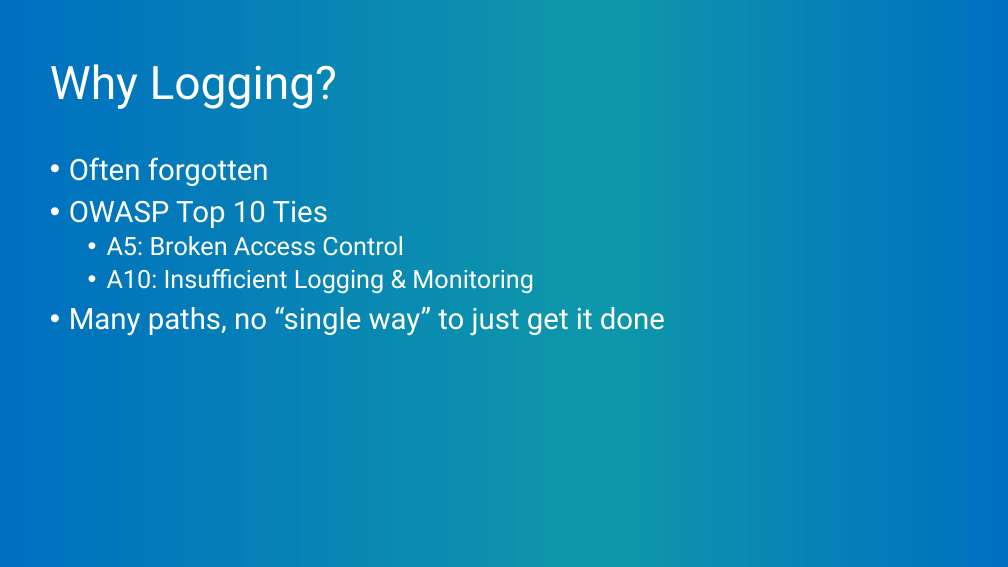
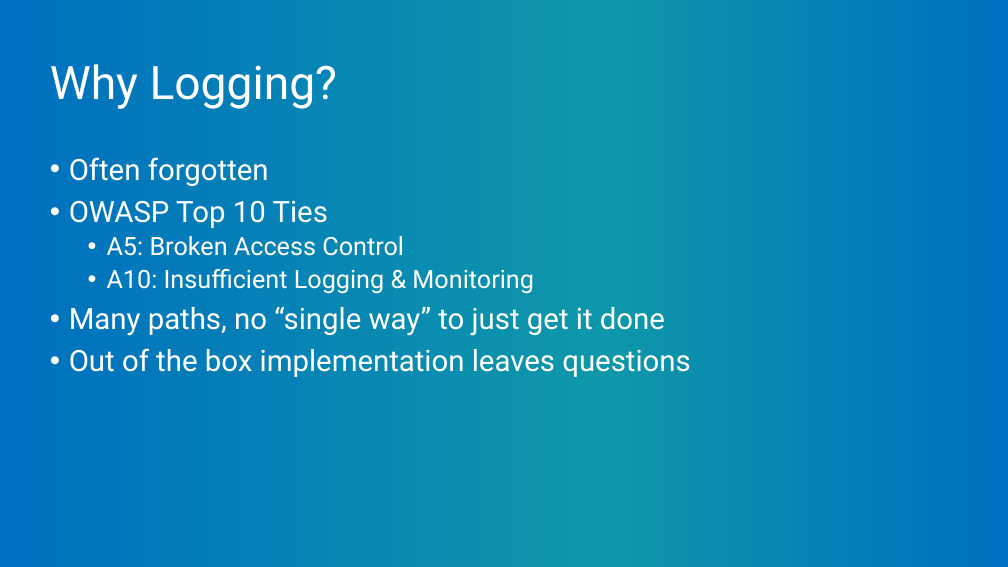
Before and after one commit to mitchelsellers/dotnetcoreloggingdemo, a slide deck: slide 3 of Presentation/But It Was Logged.pptx. Drawn at 1008x567 pixels with LibreOffice and Linux fonts; fonts in the diff are those of the drawing; background and template pictures are left out. Boxes give left, top, right and bottom in pixels: in the first picture for what was removed or moved away, otherwise in the second. Text is boxed around its words. In the diff, an @@ line names an element or a change of style, - is before the commit and + after.

Commit message:
Updated Logging Information

```diff
--- a/Presentation/But It Was Logged.pptx
+++ b/Presentation/But It Was Logged.pptx
@@ text at bbox=[69, 348, 690, 377]: paragraph added @@
+• Out of the box implementation leaves questions
```
Also in this commit, not shown: 9 other slides changed, 2 slides added, 4 other files.
